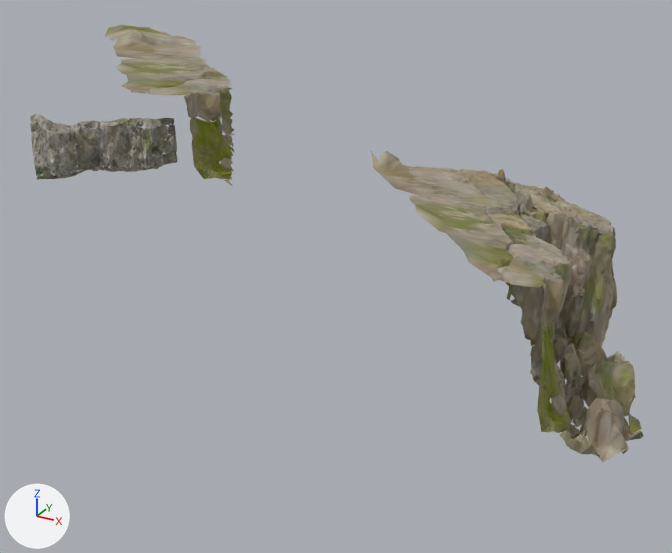
Renders of the Blender file assets/env026/ENV026_authored_gorge.blend from each side of a commit.
The view is the same before and after, from a camera (50 mm lens) standing at (47.8, -58.8, 14.6) and looking at (16.2, -1.3, -14.1). The axes (+X, +Y, +Z) are drawn at lower left. The lights are the same throughout. The picture after the commit comes second.

Objects in the first picture: 'A_near_integrated_shelf_and_cliff_root', 'B_far_opposite_bank_with_actual_thickness', 'C_joined_left_buttress'.
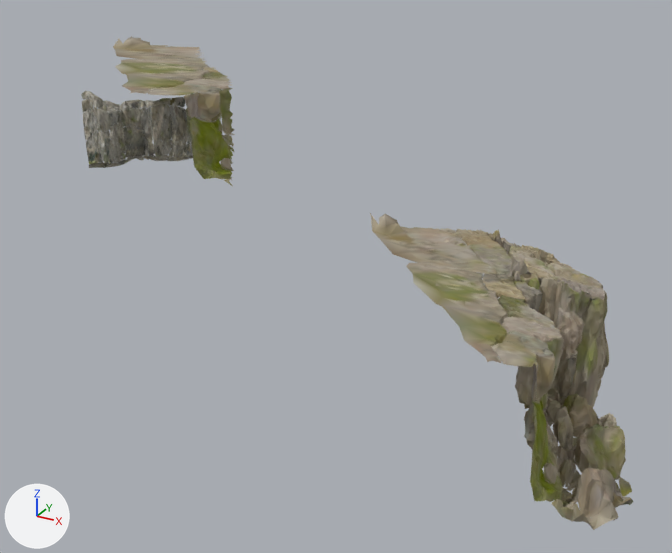
The change, as a list of edits to the scene's bpy script:
```text
Change me_geometry_0:
    used by ob_a_near_integrated_shelf_and_cliff_root; location = (0.0, 0.0, 0.0)
    remove me_geometry_0.from_pydata(...)  # 2110 vertices, 3740 faces; spans x -14.1..9.4, y -8.6..13.9, z -7.1..1.2
    add me_geometry_0.from_pydata(...)  # 1863 vertices, 3287 faces; spans x -9.9..9.4, y -8.6..10.5, z -7.1..0.9
    me_geometry_0 part 1
    247 vertices are removed from x -14.1..-4.4, y 6.1..13.9, z -0.3..1.2
    453 faces are deleted
Change me_geometry_0_001:
    used by ob_b_far_opposite_bank_with_actual_thickness; location = (0.0, 0.0, 0.0)
    remove me_geometry_0_001.from_pydata(...)  # 10454 vertices, 19137 faces; spans x 18.3..41.2, y -16.0..7.8, z -17.9..-4.0
    add me_geometry_0_001.from_pydata(...)  # 10454 vertices, 19137 faces; spans x 18.3..41.2, y -16.0..7.8, z -22.6..-8.8
    me_geometry_0_001 part 2: the whole mesh is moved by (0.0, 0.0, -4.8)
Change me_geometry_0_002:
    used by ob_c_joined_left_buttress; location = (0.0, 0.0, 0.0)
    remove me_geometry_0_002.from_pydata(...)  # 6057 vertices, 10990 faces; spans x -6.29..2.72, y -10.49..-1.76, z -7.2..-2.5
    add me_geometry_0_002.from_pydata(...)  # 6057 vertices, 10990 faces; spans x -7.71..1.31, y -3.42..5.31, z -8.4..-2.24
    me_geometry_0_002 part 3: the whole mesh is scaled about its middle by (1, 1, 1.31), then moved by (-1.41, 7.07, -0.47)
```

Changed parts and their boxes (x1, y1, x2, y2) in the pictures (672 x 553 px):
'B_far_opposite_bank_with_actual_thickness', moved: before (371, 151, 644, 462); after (370, 213, 633, 530)
'C_joined_left_buttress', moved, rescaled (10% narrower, 18% taller): before (30, 114, 177, 179); after (81, 91, 213, 168)
'A_near_integrated_shelf_and_cliff_root', reshaped (6% narrower, 7% shorter): before (105, 25, 235, 186); after (113, 36, 235, 186)
part 1 of me_geometry_0, deleted: before (105, 25, 201, 47)
